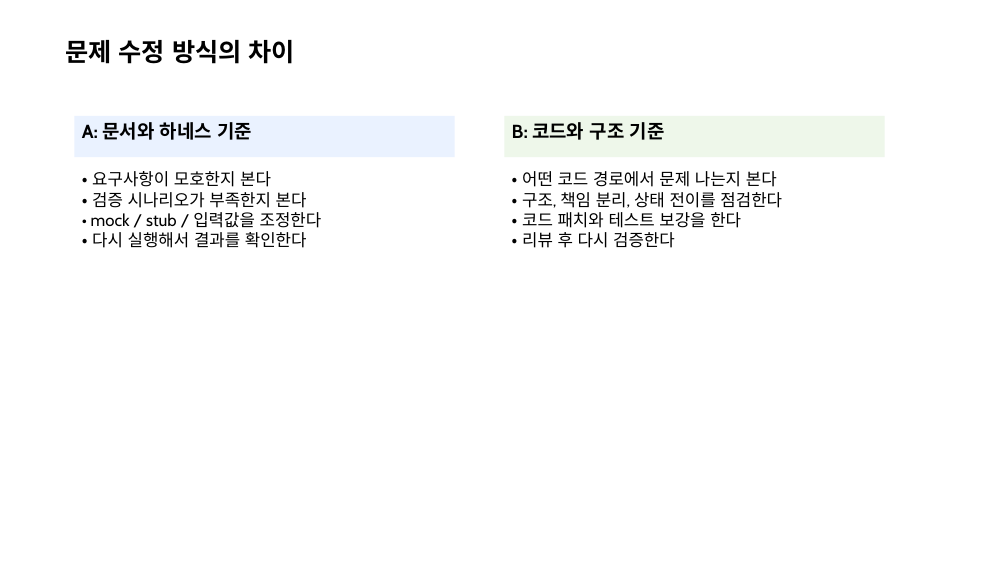
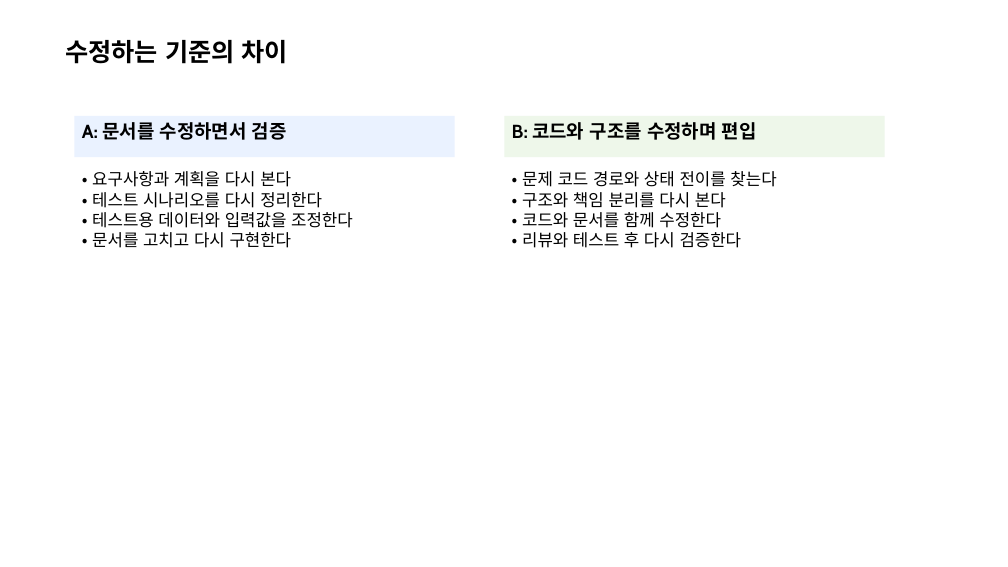
Before and after one commit to naming-sense/wildpaw-arena, a slide deck: slide 5 of docs/ai-game-dev-guidelines-team-one-page.pptx. Drawn at 1008x567 pixels with LibreOffice and Linux fonts; fonts in the diff are those of the drawing. Boxes give left, top, right and bottom in pixels: in the first picture for what was removed or moved away, otherwise in the second. Text is boxed around its words. In the diff, an @@ line names an element or a change of style, - is before the commit and + after.

```diff
--- a/docs/ai-game-dev-guidelines-team-one-page.pptx
+++ b/docs/ai-game-dev-guidelines-team-one-page.pptx
@@ text at [65,40,288,64]: text changed @@
-문제 수정 방식의 차이
+수정하는 기준의 차이
@@ text in rectangle at [82,122,287,140]: text changed @@
-A: 문서와 하네스 기준
+A: 문서를 수정하면서 검증
@@ text in rectangle at [512,122,757,140]: text changed @@
-B: 코드와 구조 기준
+B: 코드와 구조를 수정하며 편입
@@ text at [92,171,353,248]: text changed @@
-• 요구사항이 모호한지 본다
-• 검증 시나리오가 부족한지 본다
-• mock / stub / 입력값을 조정한다
-• 다시 실행해서 결과를 확인한다
+• 요구사항과 계획을 다시 본다
+• 테스트 시나리오를 다시 정리한다
+• 테스트용 데이터와 입력값을 조정한다
+• 문서를 고치고 다시 구현한다
@@ text at [522,171,776,248]: text changed @@
-• 어떤 코드 경로에서 문제 나는지 본다
-• 구조, 책임 분리, 상태 전이를 점검한다
-• 코드 패치와 테스트 보강을 한다
-• 리뷰 후 다시 검증한다
+• 문제 코드 경로와 상태 전이를 찾는다
+• 구조와 책임 분리를 다시 본다
+• 코드와 문서를 함께 수정한다
+• 리뷰와 테스트 후 다시 검증한다
```
Also in this commit, not shown: 5 other slides changed, 4 other files.
